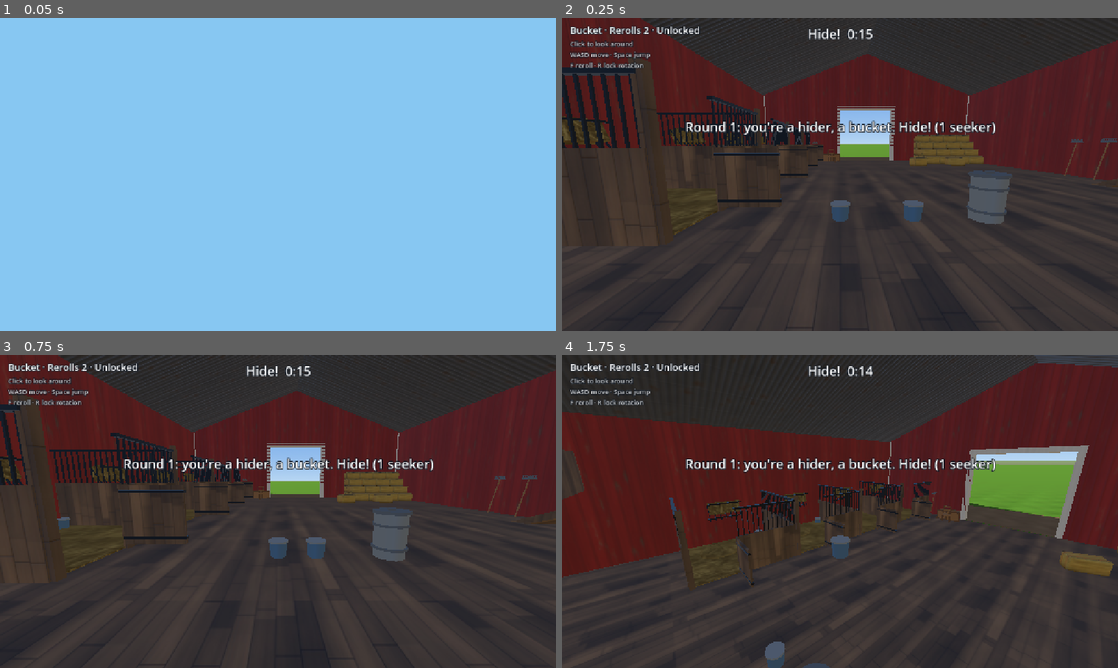
Above: before the commit, frames 1-4 (two rows, left to right).
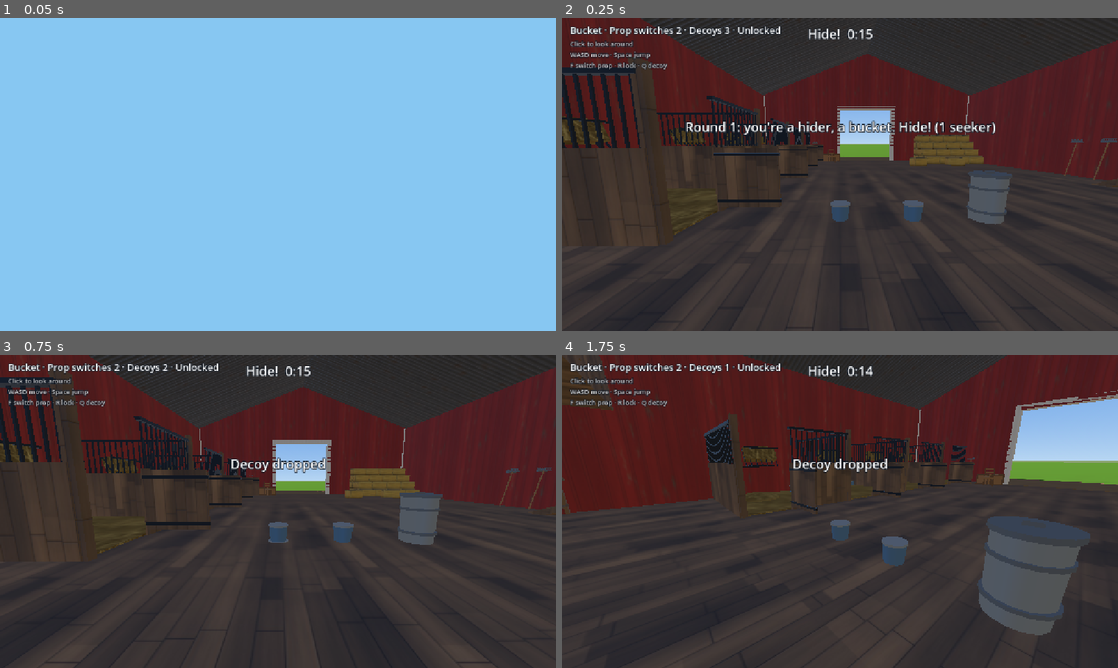
Above: after the commit, the same moments.

Repository: lukechn99/games
Game: Godot game, scene res://scenes/main.tscn
Same seed, same stepped clock (60 frames per second), same inputs: the game is played once before the commit and once after it.
Inputs (mouse positions are in pixels of both pictures, inside the frame that each line leads up to):
- Up to frame 1 (0.05 s): no input
- Up to frame 2 (0.25 s): no input
- Up to frame 3 (0.75 s): tap Enter at 0.5 s; move the mouse to (400, 495) at 0.52 s; hold D from 0.53 s (still down); tap Q at 0.6 s; click (400, 495) at 0.67 s
- Up to frame 4 (1.75 s): tap Space at 0.77, 1.52 s; tap Enter at 1.25 s; move the mouse to (812, 511) at 1.27 s; release D at 1.28 s; hold W from 1.28 s (still down); tap Q at 1.35 s

Frame 1 is identical in both runs. In frame 2, 0.6% of the frame differs, in the area x 2-40%, y 2-17%; in frame 3, 14%; in frame 4, 40%, in the area x 0-100%, y 0-100%.

Commit message:
Hide and Seek: phone controls on screen after turning, decoys
The touch stick and buttons were laid out for the screen when the game
started; loading upright and then turning sideways left them below the
screen. They're placed from the visible screen every frame now (with a
test). Buttons: Shoot; Switch prop, Lock, Decoy.

Decoys: 3 per hider, copies of their prop, in the room's state so everyone
sees them; painting one pops it. Hider bots drop two; seeker bots can be
fooled.

Co-Authored-By: Claude Opus 5.5 <noreply@anthropic.com>
Claude-Session: https://claude.ai/code/session_01KfLUHMrreBSAcTCA7XxcJz

Diff:
--- a/hideseek/scripts/controls.gd
+++ b/hideseek/scripts/controls.gd
@@ -21,6 +21,7 @@
 var _button_fingers := {}         # finger -> button name
 var _buttons := {}                # name -> {at, r, label}
 var _stick_home := Vector2(150, 570)   # where the stick rests, bottom left
+var _laid_out_for := Vector2.ZERO
 
 
 func _ready() -> void:
@@ -39,21 +40,28 @@
 
 
 func _layout() -> void:
-	var s := size if size != Vector2.ZERO else Vector2(1280, 720)
-	var u := clampf(s.y / 720.0, 0.7, 1.6)
+	# The screen as it is now (not this node's size, which can lag behind a
+	# rotation: the controls were left below the screen after turning a
+	# phone from upright to sideways).
+	var s := get_viewport_rect().size
+	_laid_out_for = s
+	var u := clampf(minf(s.y / 720.0, s.x / 1280.0), 0.7, 1.6)
 	_buttons.clear()
 	var br := s - Vector2(110, 120) * u
 	if role == "seeker":
-		_buttons["fire"] = {"at": br, "r": 62 * u, "label": "Paint"}
+		_buttons["fire"] = {"at": br, "r": 62 * u, "label": "Shoot"}
 	else:
-		_buttons["reroll"] = {"at": br, "r": 50 * u, "label": "Reroll"}
-		_buttons["lock"] = {"at": br + Vector2(-20, -140) * u, "r": 42 * u, "label": "Lock"}
+		_buttons["reroll"] = {"at": br, "r": 50 * u, "label": "Switch prop"}
+		_buttons["lock"] = {"at": br + Vector2(-20, -135) * u, "r": 40 * u, "label": "Lock"}
+		_buttons["decoy"] = {"at": br + Vector2(-130, -95) * u, "r": 40 * u, "label": "Decoy"}
 	_buttons["jump"] = {"at": br + Vector2(-150, 30) * u, "r": 46 * u, "label": "Jump"}
 	_stick_home = Vector2(150 * u, s.y - 150 * u)
 	queue_redraw()
 
 
 func _process(delta: float) -> void:
+	if get_viewport_rect().size != _laid_out_for:
+		_layout()
 	var kb := Vector2(
 		float(Input.is_physical_key_pressed(KEY_D) or Input.is_physical_key_pressed(KEY_RIGHT)) - float(Input.is_physical_key_pressed(KEY_A) or Input.is_physical_key_pressed(KEY_LEFT)),
 		float(Input.is_physical_key_pressed(KEY_W) or Input.is_physical_key_pressed(KEY_UP)) - float(Input.is_physical_key_pressed(KEY_S) or Input.is_physical_key_pressed(KEY_DOWN)))
@@ -90,12 +98,14 @@
 			KEY_SPACE: input.jump = true
 			KEY_F: input.reroll = true
 			KEY_R: input.lock = true
+			KEY_Q: input.decoy = true
 			KEY_ESCAPE: Input.mouse_mode = Input.MOUSE_MODE_VISIBLE
 	elif event is InputEventJoypadButton and event.pressed:
 		match event.button_index:
 			JOY_BUTTON_A: input.jump = true
 			JOY_BUTTON_X: input.reroll = true
 			JOY_BUTTON_Y: input.lock = true
+			JOY_BUTTON_B: input.decoy = true
 			JOY_BUTTON_RIGHT_SHOULDER: input.fire = true
 
 
@@ -107,7 +117,7 @@
 				_button_fingers[e.index] = name
 				input.set(name, true)
 				return
-		if e.position.x < size.x * 0.42 and _stick_finger < 0:
+		if e.position.x < get_viewport_rect().size.x * 0.42 and _stick_finger < 0:
 			_stick_finger = e.index
 			_stick_origin = e.position
 			_stick_at = e.position
@@ -139,7 +149,7 @@
 		var held: bool = _button_fingers.values().has(name)
 		draw_circle(b["at"], b["r"], Color(1, 1, 1, 0.38 if held else 0.2))
 		draw_arc(b["at"], b["r"], 0, TAU, 40, Color(1, 1, 1, 0.7), 2.0)
-		var fs := int(b["r"] * 0.42)
+		var fs := int(b["r"] * (0.42 if b["label"].length() < 8 else 0.3))
 		var w := font.get_string_size(b["label"], HORIZONTAL_ALIGNMENT_CENTER, -1, fs).x
 		draw_string(font, b["at"] + Vector2(-w / 2, fs * 0.35), b["label"], HORIZONTAL_ALIGNMENT_LEFT, -1, fs, Color.WHITE)
 	# The movement stick: resting bottom left; a thumb anywhere on the left
--- a/hideseek/scripts/hud.gd
+++ b/hideseek/scripts/hud.gd
@@ -130,7 +130,7 @@
 		_status.text = "Seeker · Paintballs %d · Hiders left %d" % [ammo, hiders_left]
 		_status.add_theme_color_override("font_color", Color(1, 0.35, 0.3) if ammo <= 10 else Color.WHITE)
 	else:
-		_status.text = "%s · Rerolls %d · %s" % [Props.display_name(me.kind), int(mine["rerolls"]), "Locked" if me.locked else "Unlocked"]
+		_status.text = "%s · Prop switches %d · Decoys %d · %s" % [Props.display_name(me.kind), int(mine["rerolls"]), int(mine.get("decoys", 0)), "Locked" if me.locked else "Unlocked"]
 		_status.add_theme_color_override("font_color", Color.WHITE)
 	_blind.visible = me.role == "seeker" and ph == "hide"
 	_blind_text.text = "Hiders are hiding…\n%s" % _mmss(hide_s - t)
@@ -143,9 +143,9 @@
 	_marker_left -= delta
 	var touch := controls.touching
 	if me.role == "seeker":
-		_help.text = "" if touch else "Click to look around\nWASD move · Space jump\nClick to paint"
+		_help.text = "" if touch else "Click to look around\nWASD move · Space jump\nClick to shoot"
 	else:
-		_help.text = "" if touch else "Click to look around\nWASD move · Space jump\nF reroll · R lock rotation"
+		_help.text = "" if touch else "Click to look around\nWASD move · Space jump\nF switch prop · R lock · Q decoy"
 
 
 ## The hider's warning (design 6): edges flash for WARNING seconds before
--- a/hideseek/scripts/main.gd
+++ b/hideseek/scripts/main.gd
@@ -38,6 +38,8 @@
 var _scenery: Array = []         # [StaticBody3D, centre] for bots to suspect
 var _shown_over := false
 var _known: Dictionary = {}      # id -> {role, prop} last seen, to spot changes
+var _decoys := {}                # decoy id -> its solid body (with the mesh)
+var _decoyed := {}               # hider bots that have dropped their decoys
 var _debug_t := 0.0
 var _shots_seen := 0             # others' shots shown here
 var _sent := 0
@@ -105,6 +107,7 @@
 		_new_round()
 	else:
 		_update_members()
+	_sync_decoys()
 
 
 func _new_round() -> void:
@@ -118,6 +121,10 @@
 	roster.clear()
 	brains.clear()
 	_known.clear()
+	for d in _decoys.values():
+		d.queue_free()
+	_decoys.clear()
+	_decoyed.clear()
 	me = null
 	if session.is_host and _nav == null and _has_bots():
 		_nav = TestBarn.navigation(self)
@@ -188,7 +195,8 @@
 	if s["members"].has(session.me):
 		var m: Dictionary = s["members"][session.me]
 		var seekers := HideRules.ids(s, "seeker").size()
-		hud.toast("Round %d: you're a seeker. Find %d hiders" % [_round, HideRules.ids(s, "hider").size()] if m["role"] == "seeker"
+		var nh := HideRules.ids(s, "hider").size()
+		hud.toast("Round %d: you're a seeker. Find %d hider%s" % [_round, nh, "" if nh == 1 else "s"] if m["role"] == "seeker"
 			else "Round %d: you're a hider, a %s. Hide! (%d seeker%s)" % [_round, Props.display_name(m["prop"]).to_lower(), seekers, "" if seekers == 1 else "s"], 4.0)
 	else:
 		hud.toast("Watching this round; you'll play the next", 4.0)
@@ -295,9 +303,15 @@
 		if int(mine.get("rerolls", 0)) > 0:
 			session.act({"type": "reroll"})
 		else:
-			hud.toast("No rerolls left", 1.5)
+			hud.toast("No prop switches left", 1.5)
 	if input.take("lock"):
 		me.toggle_lock()
+	if input.take("decoy") and me.role == "hider" and ph != "over":
+		if int(mine.get("decoys", 0)) > 0:
+			_drop_decoy(session.me, me.global_transform.origin, me.prop_basis)
+			hud.toast("Decoy dropped", 1.2)
+		else:
+			hud.toast("No decoys left", 1.5)
 	# Sparks on schedule.
 	while _next_burst < bursts.size() and bursts[_next_burst]["at"] <= t:
 		var b: Dictionary = bursts[_next_burst]
@@ -310,10 +324,14 @@
 			for id in brains:
 				if brains[id] is Bots.Seeker:
 					brains[id].hear(at)
-	# Hider bots hide.
+	# Hider bots hide, then leave a couple of decoys somewhere else.
 	for id in brains:
 		if brains[id] is Bots.Hider:
-			brains[id].think(t, float(s["hideMs"]) / 1000.0, _is_free)
+			var hb: Bots.Hider = brains[id]
+			hb.think(t, float(s["hideMs"]) / 1000.0, _is_free)
+			if hb.hidden and not _decoyed.has(id):
+				_decoyed[id] = true
+				_bot_decoys(id, hb.body)
 	# Positions out.
 	_send_t -= delta
 	if _send_t <= 0.0:
@@ -339,11 +357,66 @@
 		if roster[id].role == "hider":
 			hiders.append(roster[id])
 	var suspects := _scenery.duplicate()
+	for d in _decoys.values():
+		if is_instance_valid(d):
+			suspects.append([d, d.global_position + Vector3(0, 0.3, 0)])
 	for h in hiders:
 		suspects.append([h, h.global_position])
 	for id in brains:
 		if brains[id] is Bots.Seeker:
 			brains[id].think(delta, seek, suspects, hiders, _bot_fire.bind(id))
+
+
+## Drop a decoy for `id` (you or a bot this game runs).
+func _drop_decoy(id: String, at: Vector3, b: Basis) -> void:
+	var q := b.get_rotation_quaternion()
+	var a := {"type": "decoy", "at": [at.x, at.y, at.z], "q": [q.x, q.y, q.z, q.w]}
+	if id != session.me:
+		a["as"] = id
+	session.act(a)
+
+
+func _bot_decoys(id: String, body: Player) -> void:
+	var places := TestBarn.hiding_places(body.kind)
+	var dropped := 0
+	for i in range(places.size() - 1, 0, -1):
+		var j := _rng.randi_range(0, i)
+		var tmp = places[i]
+		places[i] = places[j]
+		places[j] = tmp
+	for xf in places:
+		if dropped >= 2:
+			break
+		if xf.origin.distance_to(body.global_position) > 4.0 and _is_free(xf, body):
+			_drop_decoy(id, xf.origin, xf.basis)
+			dropped += 1
+
+
+## Decoys come from the round state: show new ones, pop removed ones.
+func _sync_decoys() -> void:
+	var want := {}
+	for d in session.state.get("decoys", []):
+		want[str(d["id"])] = d
+	for id in _decoys.keys():
+		if not want.has(id):
+			var body: Node3D = _decoys[id]
+			Sparks.burst(self, body.global_position + Vector3(0, 0.4, 0), false)
+			body.queue_free()
+			_decoys.erase(id)
+	for id in want:
+		if _decoys.has(id):
+			continue
+		var d: Dictionary = want[id]
+		var at: Array = d["at"]
+		var q: Array = d["q"]
+		var xf := Transform3D(Basis(Quaternion(q[0], q[1], q[2], q[3]).normalized()), Vector3(at[0], at[1], at[2]))
+		var body := TestBarn.prop_body(str(d["prop"]), xf)
+		body.set_meta("decoy", id)
+		var mi := MeshInstance3D.new()
+		mi.mesh = Props.mesh(str(d["prop"]))
+		body.add_child(mi)
+		add_child(body)
+		_decoys[id] = body
 
 
 func _bot_fire(brain: Bots.Seeker, _target: Node3D, aim: Vector3, id: String) -> void:
@@ -370,6 +443,14 @@
 
 
 func _on_paint_hit(collider: Object, point: Vector3, normal: Vector3, color: Color, by: String) -> void:
+	if collider is StaticBody3D and collider.has_meta("decoy"):
+		var a := {"type": "pop", "decoy": collider.get_meta("decoy")}
+		if by != session.me:
+			a["as"] = by
+		session.act(a)
+		if by == session.me:
+			hud.toast("A decoy!", 1.2)
+		return
 	if collider is Player and collider.role == "hider" and collider.id != by:
 		var a := {"type": "find", "hider": collider.id}
 		if by != session.me:
@@ -395,7 +476,7 @@
 	var p := Paint.fire(self, Transform3D(Basis.looking_at(fwd), origin), Paint.COLORS[ci], shooter.get_rid() if shooter else RID())
 	p.global_position = origin
 	p.hit.connect(func(c, pt, n):
-		if not c is Player:
+		if not c is Player and not (c is StaticBody3D and c.has_meta("decoy")):
 			Paint.Splat.create(_paint_root, pt, n, Paint.COLORS[ci], _rng))
 
 
--- a/hideseek/scripts/player_input.gd
+++ b/hideseek/scripts/player_input.gd
@@ -8,6 +8,7 @@
 var fire := false            # seekers: paintball
 var reroll := false          # hiders
 var lock := false            # hiders
+var decoy := false           # hiders
 
 
 ## Read a button press once.
--- a/hideseek/scripts/rules.gd
+++ b/hideseek/scripts/rules.gd
@@ -6,8 +6,8 @@
 ## both have tests. Times in the state are host-clock milliseconds.
 ##
 ## State: {round, seed, startAt, hideMs, seekMs, seats, members{id: {role,
-## prop, rerolls, ammo, foundAt}}, hidersAtStart, finds, scores, winner,
-## overAt, sought}
+## prop, rerolls, decoys, ammo, foundAt}}, hidersAtStart, finds, decoys[{id,
+## by, prop, at, q}], scores, winner, overAt, sought}
 
 const HIDE_MS := 45000.0
 const SEEK_MS := 180000.0
@@ -20,6 +20,7 @@
 const START_AMMO := 100
 const AMMO_PER_FIND := 3
 const REROLLS := 2
+const DECOYS := 3
 const PAINT_BRIGHT := 20.0
 const PAINT_FADE := 20.0
 const JUMP_HEIGHT := 1.3
@@ -61,12 +62,12 @@
 	for id in seats:
 		var seeker := seekers.has(id)
 		members[id] = {"role": "seeker" if seeker else "hider", "prop": "" if seeker else random_prop(rng),
-			"rerolls": 0 if seeker else REROLLS, "ammo": START_AMMO if seeker else 0, "foundAt": null}
+			"rerolls": 0 if seeker else REROLLS, "decoys": 0 if seeker else DECOYS, "ammo": START_AMMO if seeker else 0, "foundAt": null}
 		if seeker:
 			sought[id] = int(sought.get(id, 0)) + 1
 	return {"round": int(prev["round"]) + 1, "seed": rng.randi_range(0, 999999999), "startAt": now,
 		"hideMs": HIDE_MS, "seekMs": SEEK_MS, "seats": seats, "members": members,
-		"hidersAtStart": seats.filter(func(id): return not seekers.has(id)), "finds": [],
+		"hidersAtStart": seats.filter(func(id): return not seekers.has(id)), "finds": [], "decoys": [],
 		"scores": prev.get("scores", {}).duplicate(), "winner": null, "overAt": null, "sought": sought}
 
 
@@ -117,6 +118,24 @@
 				return {"error": "No rerolls left."}
 			m["rerolls"] = int(m["rerolls"]) - 1
 			m["prop"] = random_prop(rng, m["prop"])
+		"decoy":
+			var at: Variant = a.get("at")
+			var q: Variant = a.get("q")
+			if m["role"] != "hider" or str(m["prop"]) == "" or int(m.get("decoys", 0)) <= 0:
+				return {"error": "No decoys left."}
+			if not (at is Array and at.size() == 3 and q is Array and q.size() == 4):
+				return {"error": "Bad decoy."}
+			var id := "%s-%d" % [who, DECOYS - int(m["decoys"]) + 1]
+			m["decoys"] = int(m["decoys"]) - 1
+			n["decoys"].append({"id": id, "by": who, "prop": m["prop"], "at": at, "q": q})
+		"pop":
+			var did := str(a.get("decoy", ""))
+			if m["role"] != "seeker" or ph != "seek":
+				return {"error": "Can't pop now."}
+			var left: Array = n["decoys"].filter(func(d): return d["id"] != did)
+			if left.size() == n["decoys"].size():
+				return {"error": "No such decoy."}
+			n["decoys"] = left
 		"shoot":
 			if m["role"] != "seeker" or ph != "seek" or int(m["ammo"]) <= 0:
 				return {"error": "Can't shoot now."}
--- a/hideseek/tests/run_tests.gd
+++ b/hideseek/tests/run_tests.gd
@@ -21,6 +21,7 @@
 	_test_rerolls()
 	_test_ammo_and_finding()
 	_test_dealing_roles()
+	_test_decoys()
 	_test_rules_match_the_room()
 	_test_spark_schedule()
 	_test_paint_fade()
@@ -30,6 +31,7 @@
 	await _test_rake_leans_on_lock()
 	await _test_paintball_hits()
 	await _test_edge_flash()
+	await _test_phone_controls_after_turning()
 	await _test_bots_play_a_round()
 	print("\n%d passed, %d failed" % [passes, failures])
 	print("hide and seek checks: %d failures" % failures)
@@ -128,6 +130,20 @@
 	check(t2["winner"] == "hiders", "hiders win when every seeker is out of paint")
 
 
+func _test_decoys() -> void:
+	var r := _rng(5)
+	var st := HideRules.setup(["a", "b", "c", "d"], 1000.0, r)
+	var h: String = st["hidersAtStart"][0]
+	var sk := _seeker_of(st)
+	for i in HideRules.DECOYS:
+		st = HideRules.action(st, h, {"type": "decoy", "at": [i, 0, 1], "q": [0, 0, 0, 1]}, 2000.0, r)["state"]
+	check(st["decoys"].size() == 3 and st["decoys"].all(func(d): return d["prop"] == st["members"][h]["prop"]), "a hider drops three decoys of their prop")
+	check(HideRules.action(st, h, {"type": "decoy", "at": [0, 0, 0], "q": [0, 0, 0, 1]}, 2000.0, r).has("error"), "and no more")
+	var seek := 1000.0 + HideRules.HIDE_MS + 1.0
+	st = HideRules.action(st, sk, {"type": "pop", "decoy": st["decoys"][0]["id"]}, seek, r)["state"]
+	check(st["decoys"].size() == 2, "a seeker painting a decoy pops it")
+
+
 func _test_dealing_roles() -> void:
 	var counts := []
 	for n in range(2, 11):
@@ -152,7 +168,7 @@
 		var re := RegEx.create_from_string("export const %s = ([0-9_]+)" % name)
 		var m := re.search(ts)
 		return float(m.get_string(1).replace("_", "")) if m else -1.0
-	var pairs := {"HIDE_MS": HideRules.HIDE_MS, "SEEK_MS": HideRules.SEEK_MS, "RESULTS_MS": HideRules.RESULTS_MS,
+	var pairs := {"DECOYS": HideRules.DECOYS, "HIDE_MS": HideRules.HIDE_MS, "SEEK_MS": HideRules.SEEK_MS, "RESULTS_MS": HideRules.RESULTS_MS,
 		"START_AMMO": HideRules.START_AMMO, "AMMO_PER_FIND": HideRules.AMMO_PER_FIND, "REROLLS": HideRules.REROLLS}
 	var bad := []
 	for k in pairs:
@@ -339,6 +355,36 @@
 	p.free()
 
 
+## The phone controls were laid out for an upright screen and stayed below
+## the bottom after the phone was turned sideways. Turn it; all must show.
+func _test_phone_controls_after_turning() -> void:
+	var vp := SubViewport.new()
+	vp.size = Vector2i(720, 1560)          # upright
+	root.add_child(vp)
+	var c := Controls.new()
+	c.touching = true
+	vp.add_child(c)
+	c.set_role("hider")
+	await process_frame
+	vp.size = Vector2i(1560, 720)          # sideways
+	await process_frame
+	await process_frame
+	var rect := Rect2(Vector2.ZERO, Vector2(vp.size))
+	var out := []
+	for name in c._buttons:
+		var b: Dictionary = c._buttons[name]
+		if not rect.grow(-4).has_point(b["at"] + Vector2(b["r"], b["r"])) or not rect.has_point(b["at"] - Vector2(b["r"], b["r"])):
+			out.append(name)
+	if not rect.has_point(c._stick_home + Vector2(0, Controls.STICK)):
+		out.append("stick")
+	check(out.is_empty(), "after turning the phone, the stick and every button are on screen", str(out))
+	check(c._buttons.has("decoy") and c._buttons.has("reroll") and c._buttons.has("lock"), "hiders get Switch prop, Lock and Decoy")
+	check(c._buttons["reroll"]["at"].x > vp.size.x * 0.75, "buttons sit at the right edge", str(c._buttons["reroll"]["at"]))
+	c.set_role("seeker")
+	check(c._buttons.has("fire") and c._buttons["fire"]["label"] == "Shoot", "seekers get Shoot")
+	vp.free()
+
+
 ## A whole practice round, played headless at full speed: you hide (and
 ## stay put), a seeker bot hunts, three... hider bots take free spots.
 func _test_bots_play_a_round() -> void:
@@ -366,6 +412,7 @@
 		if game.brains[id] is Bots.Hider and game.brains[id].hidden:
 			placed += 1
 	check(placed == 2, "hider bots take their spots during the hide phase", str(placed))
+	check(game.session.state["decoys"].size() >= 2, "and leave decoys elsewhere", str(game.session.state["decoys"].size()))
 	var travelled := 0.0
 	var last := bot.global_position
 	var found_at := -1.0
Not shown, changed: docs/hideseek/DESIGN.md
Not shown, changed: lib/games/hideseek/rules.ts
Not shown, changed: tests/hideseek.test.ts
